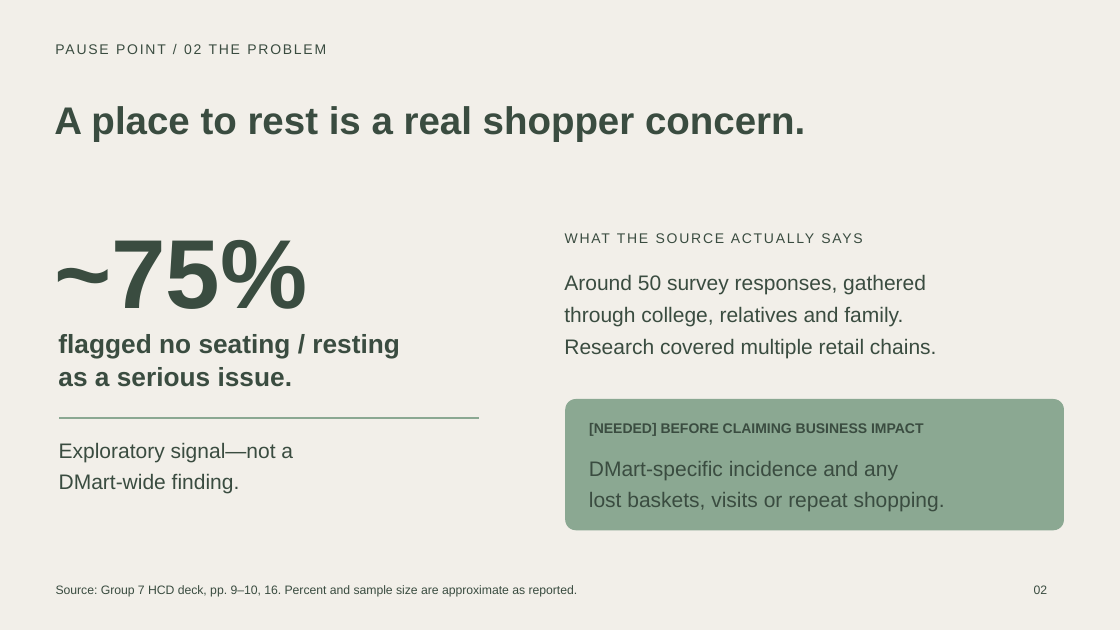
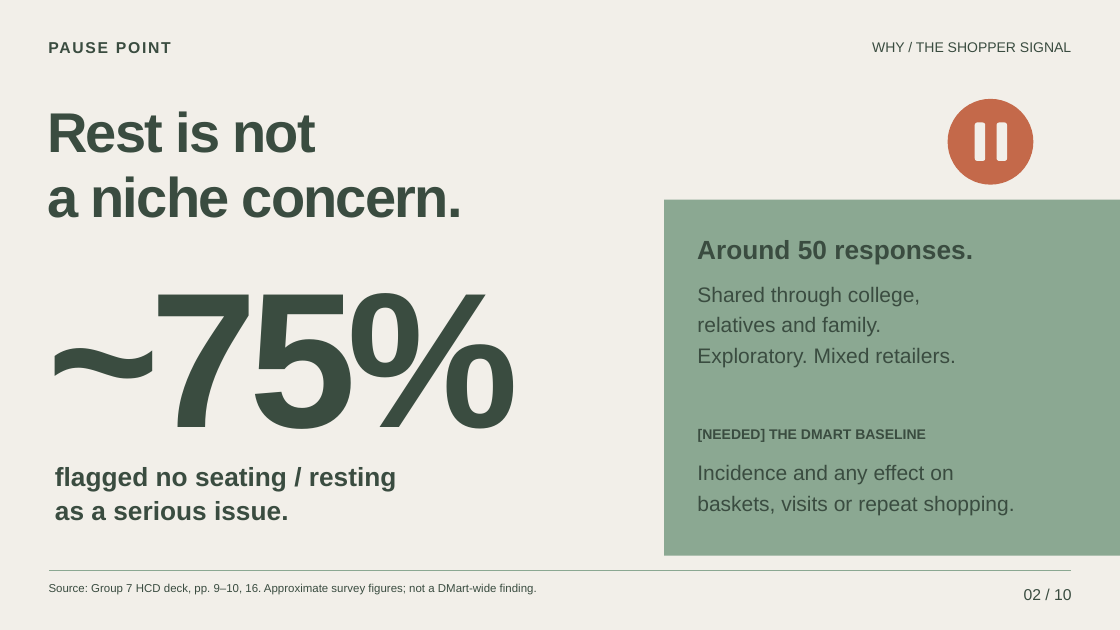
Before and after one commit to hugohe3/ppt-master, a slide deck: slide 2 of deliverables/DMart_Pause_Point_Pilot_Pitch.pptx. Drawn at 1120x630 pixels with LibreOffice and Linux fonts; fonts in the diff are those of the drawing. Boxes give left, top, right and bottom in pixels: in the first picture for what was removed or moved away, otherwise in the second. Text is boxed around its words. In the diff, an @@ line names an element or a change of style, - is before the commit and + after.

Commit message:
Redesign DMart pitch with cinematic layouts and native motion

```diff
--- a/deliverables/DMart_Pause_Point_Pilot_Pitch.pptx
+++ b/deliverables/DMart_Pause_Point_Pilot_Pitch.pptx
@@ text at [49,37,189,61]: text changed; size 12 to 13.5 pt; bold on @@
-PAUSE POINT / 02 THE PROBLEM
+PAUSE POINT
@@ text added at [872,42,1071,52], 12 pt, text #3A4C40 @@
+WHY / THE SHOPPER SIGNAL
@@ text at [47,111,463,218]: text changed; size 33 to 48 pt @@
-A place to rest is a real shopper concern.
+Rest is not
+a niche concern.
@@ ellipse added at [948,99,1033,185], fill #C4694A @@
@@ rounded rectangle added at [975,123,985,161], fill #F2EFE9 @@
@@ rounded rectangle added at [996,123,1007,161], fill #F2EFE9 @@
@@ rectangle added at [665,200,1120,556], fill #8BA892 @@
@@ text "~75%": place and size @@
-text "~75%" at [54,240,307,309]
+text "~75%" at [47,293,518,429]
@@ text "~75%" at [47,293,518,429]: size 84 to 165 pt, letter spacing 0 to -7.5 pt @@
@@ text removed at [565,229,906,251] @@
-WHAT THE SOURCE ACTUALLY SAYS
@@ text added at [697,240,973,265], 22.5 pt, text #3A4C40, bold @@
+Around 50 responses.
@@ text at [697,287,955,367]: text changed @@
-Around 50 survey responses, gathered
-through college, relatives and family.
-Research covered multiple retail chains.
+Shared through college,
+relatives and family.
+Exploratory. Mixed retailers.
@@ freeform shape removed at [60,418,480,419] @@
@@ rounded rectangle removed at [565,399,1065,530] @@
@@ text removed at [59,442,293,494] @@
-Exploratory signal—not a
-DMart-wide finding.
@@ text removed at [589,423,924,436] @@
-[NEEDED] BEFORE CLAIMING BUSINESS IMPACT
@@ text added at [698,429,926,442], 12 pt, text #3A4C40, bold @@
+[NEEDED] THE DMART BASELINE
@@ text "flagged no seating / resting ...": place and size @@
-text "flagged no seating / resting ..." at [58,334,400,387]
+text "flagged no seating / resting ..." at [55,467,397,521]
@@ text "flagged no seating / resting ..." at [55,467,397,521]: line spacing 28.5pt to 29.2pt @@
@@ text at [697,465,1015,515]: text changed @@
-DMart-specific incidence and any
-lost baskets, visits or repeat shopping.
+Incidence and any effect on
+baskets, visits or repeat shopping.
@@ text at [49,583,537,595]: text changed; size 10.5 to 9.8 pt @@
-Source: Group 7 HCD deck, pp. 9–10, 16. Percent and sample size are approximate as reported.
+Source: Group 7 HCD deck, pp. 9–10, 16. Approximate survey figures; not a DMart-wide finding.
@@ freeform shape added at [49,571,1071,571], outline #8BA892 0.75 pt @@
@@ text at [1024,589,1071,600]: text changed; size 10.5 to 13.5 pt @@
-02
+02 / 10
```
Also in this commit, not shown: 9 other slides changed, 2 other files.
